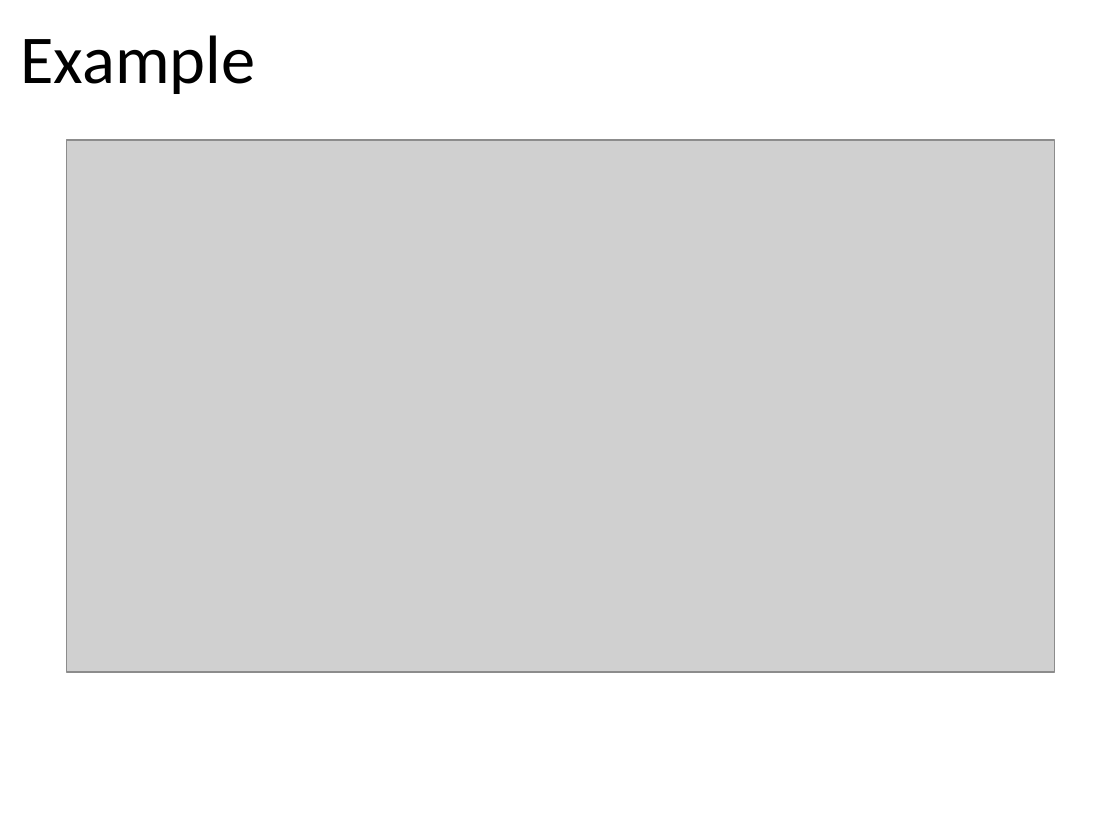
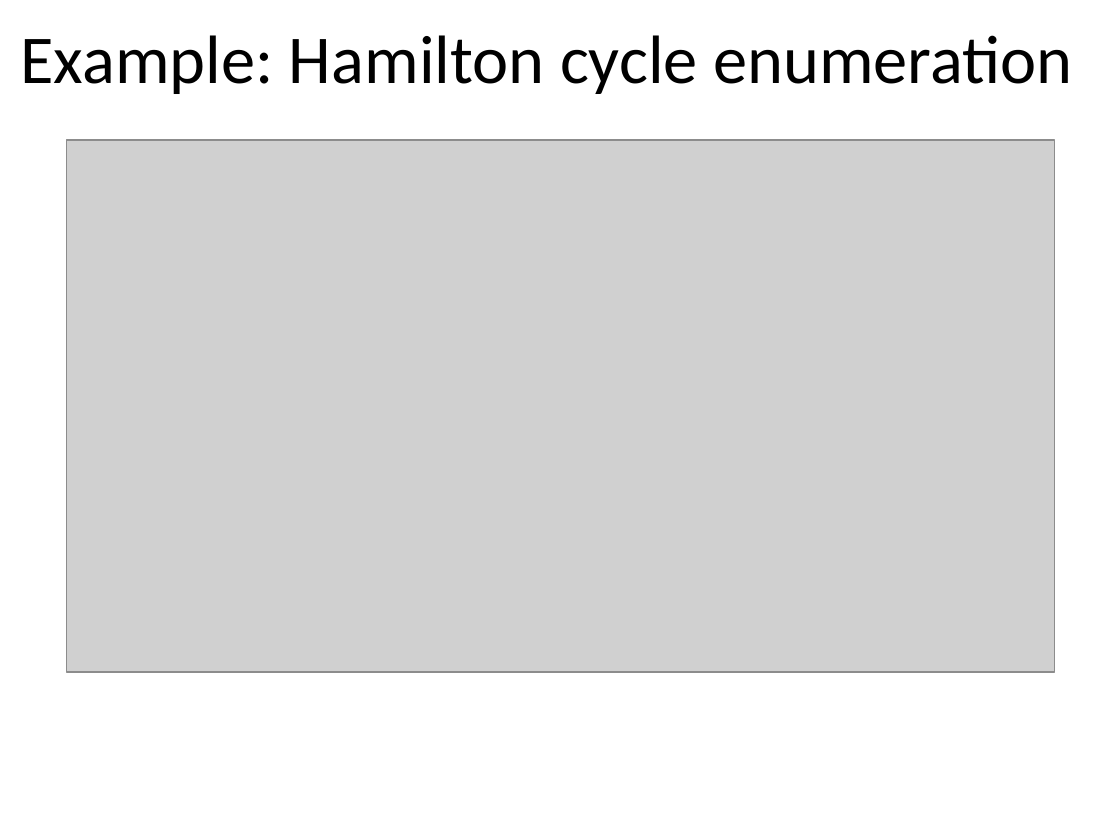
Before and after one commit to tutrunghieu/dsa-2017-java-tutorial, a slide deck: slide 35 of dsa2017-java-online/handouts/data-day07-graph/Lecture 12 - Chapter 08 - Graphs - Part 2.pptx (slide 33 before the commit). Drawn at 1120x840 pixels with LibreOffice and Linux fonts; fonts in the diff are those of the drawing; grey boxes stand for pictures; background and template pictures are left out. Boxes give left, top, right and bottom in pixels: in the first picture for what was removed or moved away, otherwise in the second. Text is boxed around its words. In the diff, an @@ line names an element or a change of style, - is before the commit and + after.

```diff
--- a/dsa2017-java-online/handouts/data-day07-graph/Lecture 12 - Chapter 08 - Graphs - Part 2.pptx
+++ b/dsa2017-java-online/handouts/data-day07-graph/Lecture 12 - Chapter 08 - Graphs - Part 2.pptx
@@ title at <box>20,35,1072,94</box>: text changed @@
-Example
+Example: Hamilton cycle enumeration
```
Also in this commit, not shown: 3 other slides changed, 2 slides added, 6 other files.
